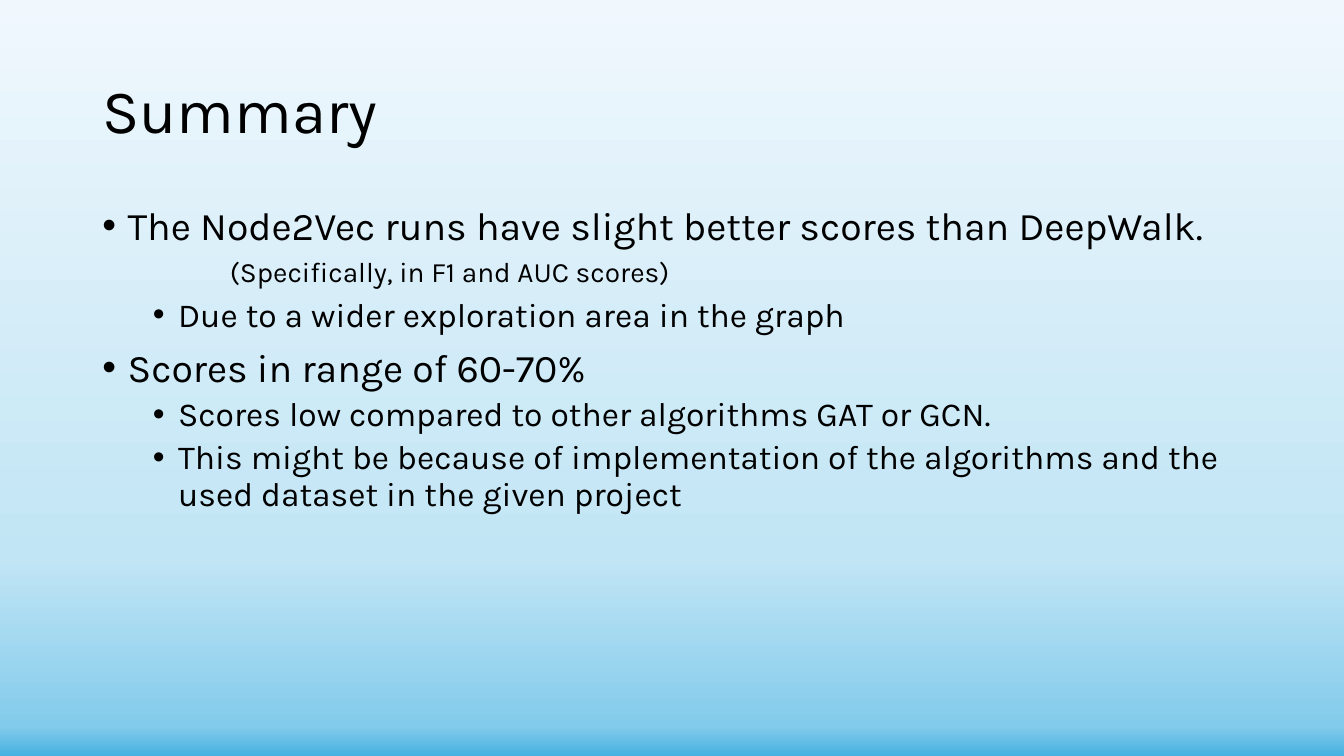
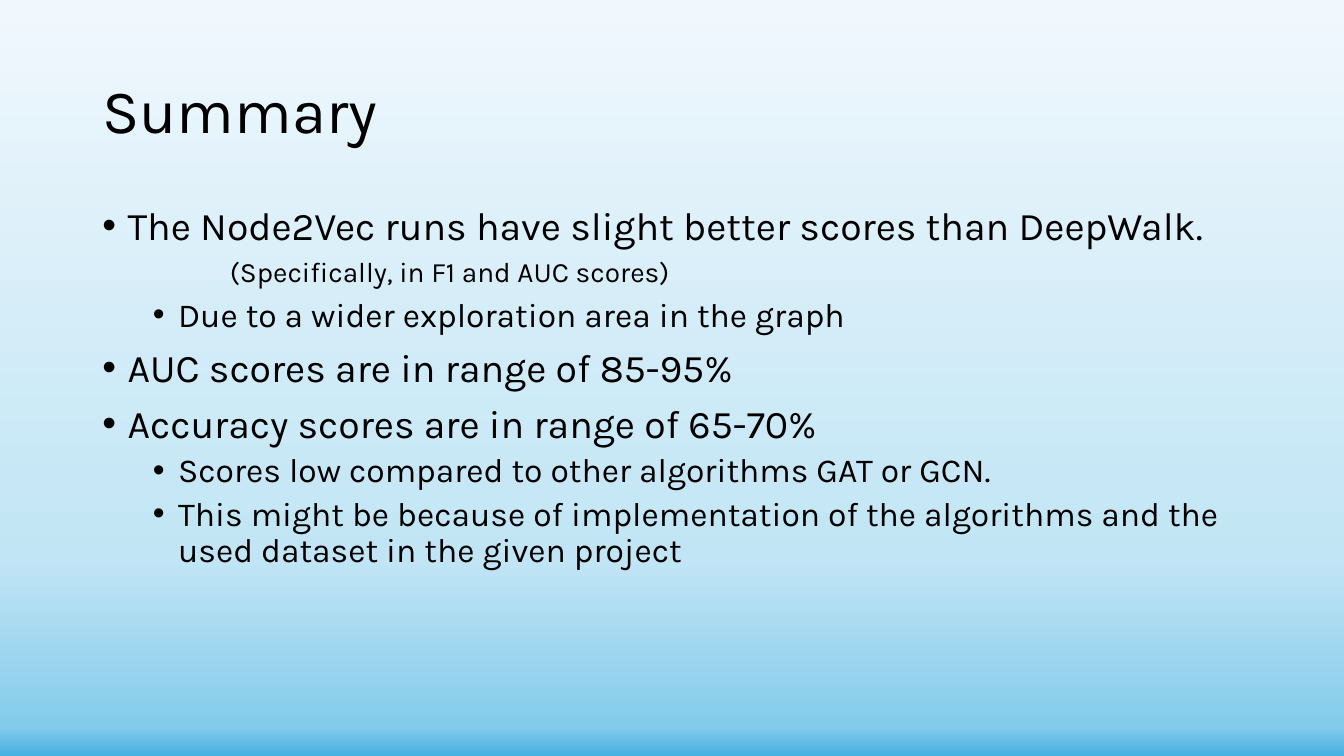
Before and after one commit to shachar700/Graph-Embedding, a slide deck: slide 20 of doc/Graph-Embedding Presentation.pptx. Drawn at 1344x756 pixels with LibreOffice and Linux fonts; fonts in the diff are those of the drawing. Boxes give left, top, right and bottom in pixels: in the first picture for what was removed or moved away, otherwise in the second. Text is boxed around its words. In the diff, an @@ line names an element or a change of style, - is before the commit and + after.

```diff
--- a/doc/Graph-Embedding Presentation.pptx
+++ b/doc/Graph-Embedding Presentation.pptx
@@ text at <box>128,355,816,448</box>: text changed @@
-• Scores in range of 60-70%
+• AUC scores are in range of 85-95%
+• Accuracy scores are in range of 65-70%
```
Also in this commit, not shown: 3 other slides changed, 5 other files.
